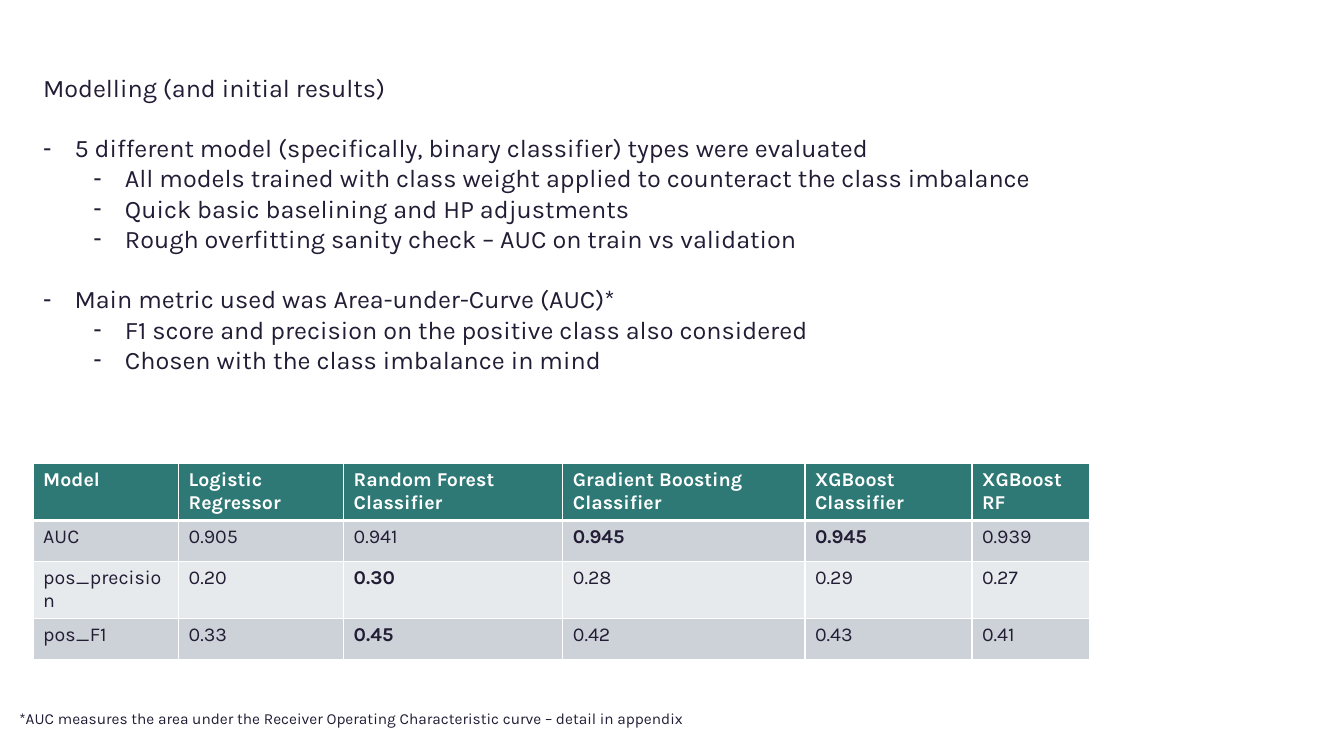
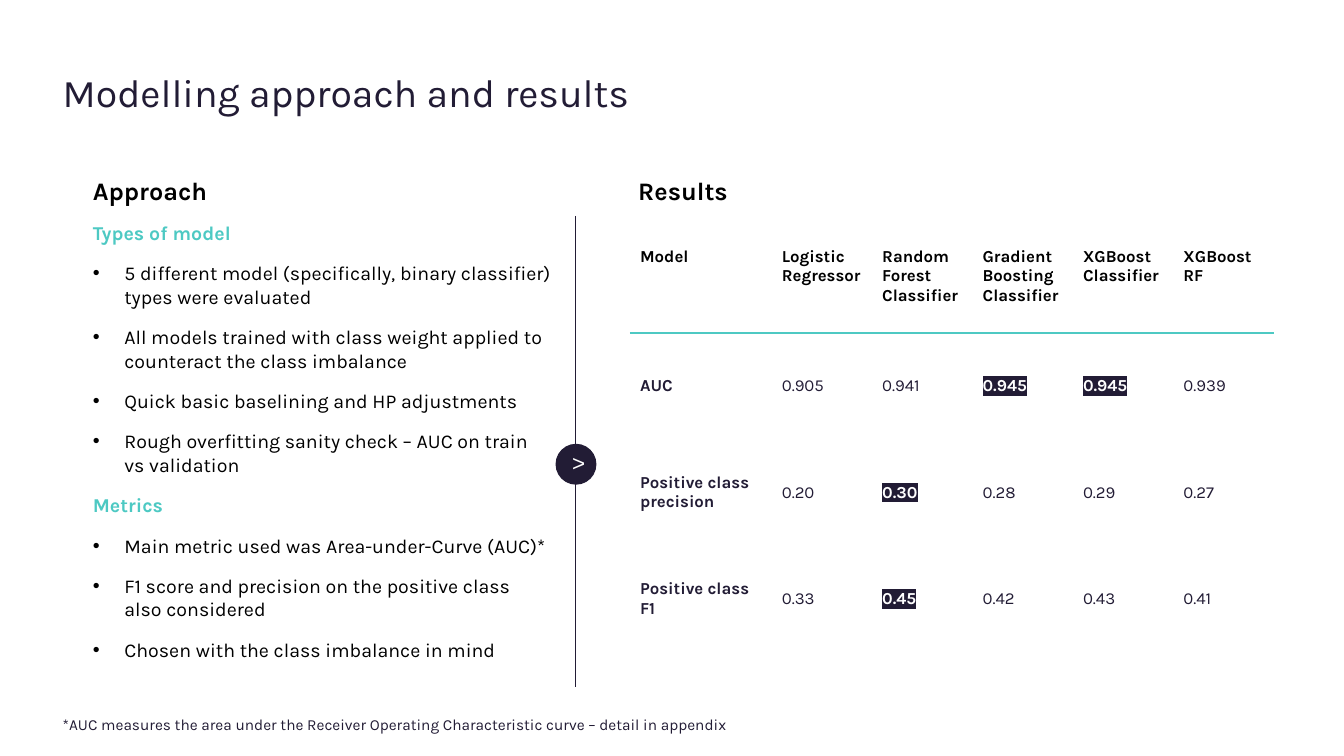
Before and after one commit to srdgaf/us_census, a slide deck: slide 10 of Census.pptx (slide 9 before the commit). Drawn at 1344x756 pixels with LibreOffice and Linux fonts; fonts in the diff are those of the drawing. Boxes give left, top, right and bottom in pixels: in the first picture for what was removed or moved away, otherwise in the second. Text is boxed around its words. In the diff, an @@ line names an element or a change of style, - is before the commit and + after.

```diff
--- a/Census.pptx
+++ b/Census.pptx
@@ text added at (63, 80, 629, 117), 28 pt, text #221C35 @@
+Modelling approach and results
@@ text added at (93, 182, 207, 206), 18 pt, text #000000, bold @@
+Approach
@@ text added at (638, 182, 728, 201), 18 pt, text #000000, bold @@
+Results
@@ text "Types of model": place and size @@
-text "Types of model" at (43, 79, 1030, 370)
+text "Types of model" at (93, 226, 550, 658)
@@ text at (93, 226, 231, 245): text changed; size 18 to 14 pt; text colour #221C35 to #4DC9C3; bold on @@
-Modelling (and initial results)
+Types of model
@@ line added from (576, 216) to (576, 688), #221C35 0.75 pt @@
@@ text at (124, 266, 550, 658): size 18 to 14 pt, text colour #221C35 to #000000; bullet - to •; more space between paragraphs; list level 2 to 1 in "All models trained with class ..."; list level 2 to 1 in "Quick basic baselining and HP ..."; list level 2 to 1 in "Rough overfitting sanity check – ..."; list level 2 to 1 in "F1 score and precision on ..."; list level 2 to 1 in "Chosen with the class imbalance ..." @@
@@ table at (630, 242, 1276, 652) @@
-row 3, column 1: pos_precision
+row 3, column 1: Positive class precision
-row 4, column 1: pos_F1
+row 4, column 1: Positive class F1
@@ fill #2E7975 to none in row 1 @@
@@ fill #CCD2D8 to none in 12 cells @@
@@ fill #E8EAED to none in row 3 @@
@@ size 14 to 12 pt in "Model", "Logistic Regressor", "Random Forest Classifier", "Gradient Boosting Classifier" and 18 more places @@
@@ text colour #FFFFFF to #000000 in "Model", "Logistic Regressor", "Random Forest Classifier", "Gradient Boosting Classifier" and 2 more places @@
@@ bold on in "AUC" @@
@@ text colour #221C35 to #FFFFFF, highlight none to #221C35 in "0.945", "0.945", "0.30", "0.45" @@
@@ borders changed @@
@@ table: place and size @@
-table at (33, 464, 1090, 650)
+table at (630, 242, 1276, 652)
@@ ellipse added at (557, 445, 596, 484), fill #221C35, outline #221C35 0.85 pt, 16 pt, text #FFFFFF @@
+>
@@ text at (93, 498, 163, 513): paragraph added @@
+Metrics
@@ text "*AUC measures the area under ...": place and size @@
-text "*AUC measures the area under ..." at (19, 713, 682, 728)
+text "*AUC measures the area under ..." at (63, 719, 726, 734)
```
Also in this commit, not shown: 7 other slides changed, 7 slides added, 7 slides removed.
